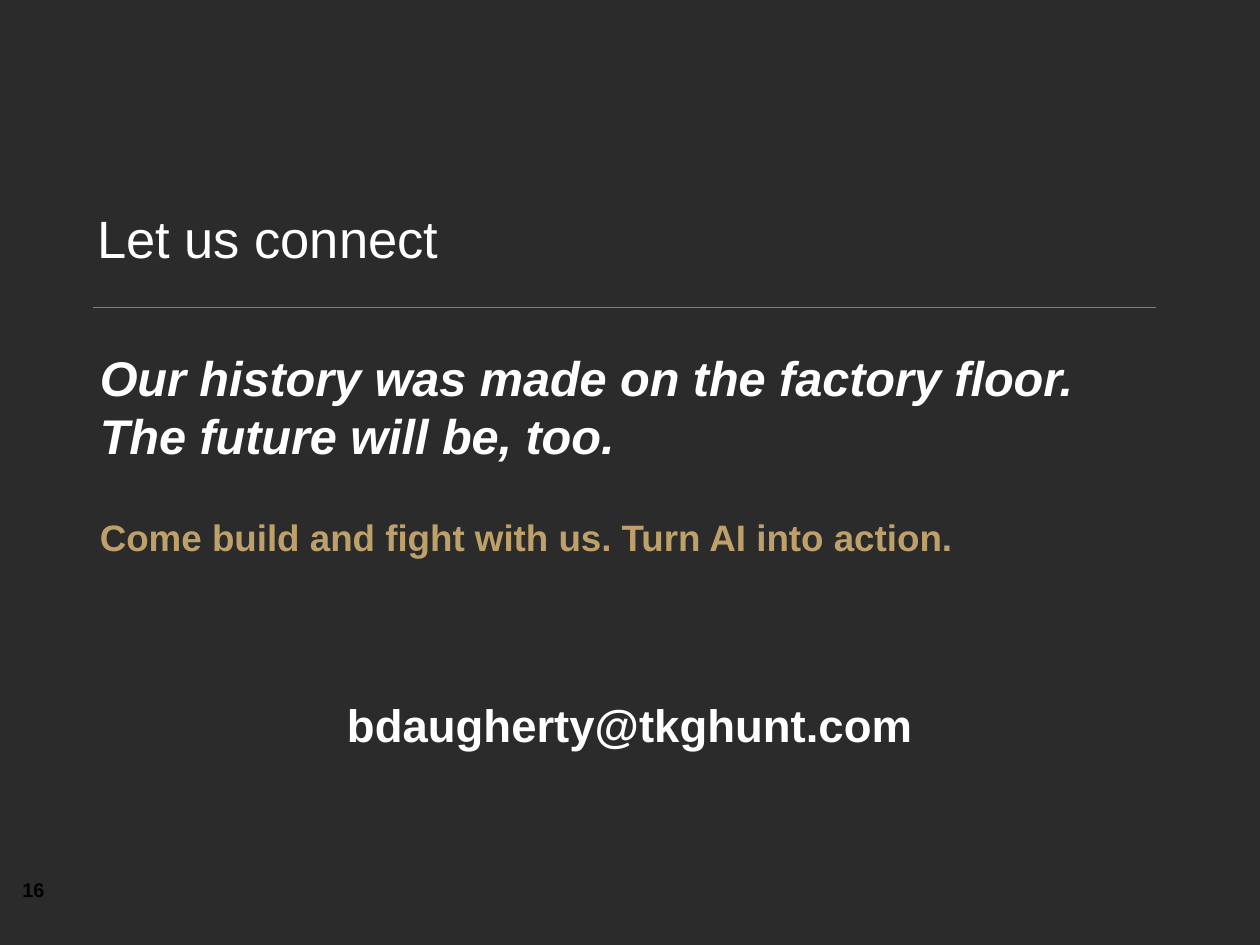
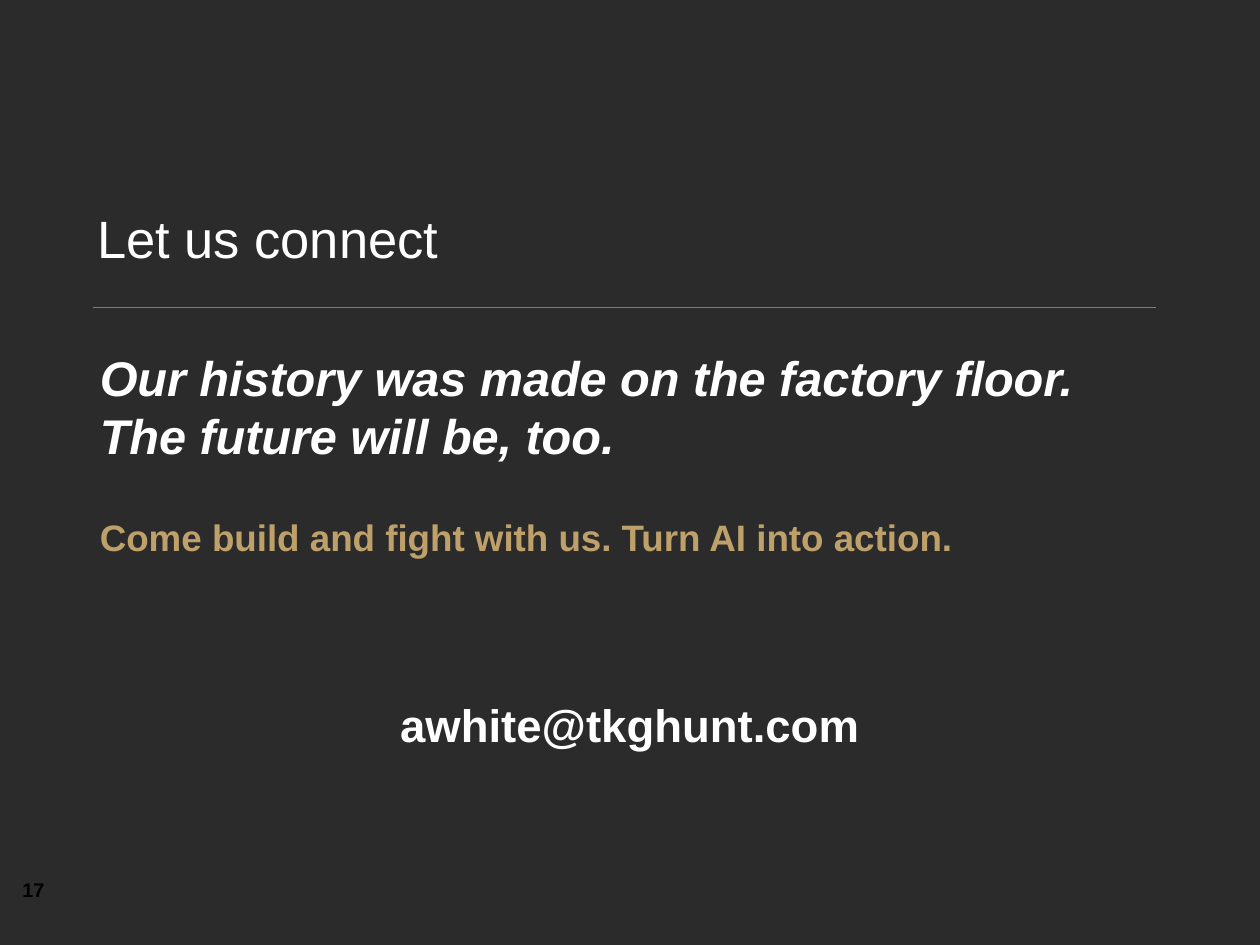
Before and after one commit to YeChamo/part-tracking-demo-ualr, a slide deck: slide 17 of docs/presentation/Engineering_at_The_Kinetic_Group.pptx (slide 16 before the commit). Drawn at 1260x945 pixels with LibreOffice and Linux fonts; fonts in the diff are those of the drawing; background and template pictures are left out; a plain dark background stands for a picture behind light text. Boxes give left, top, right and bottom in pixels: in the first picture for what was removed or moved away, otherwise in the second. Text is boxed around its words. In the diff, an @@ line names an element or a change of style, - is before the commit and + after.

```diff
--- a/docs/presentation/Engineering_at_The_Kinetic_Group.pptx
+++ b/docs/presentation/Engineering_at_The_Kinetic_Group.pptx
@@ text at bbox=[400, 709, 859, 751]: text changed @@
-bdaugherty@tkghunt.com
+awhite@tkghunt.com
@@ text at bbox=[22, 884, 44, 897]: text changed @@
-16
+17
```
Also in this commit, not shown: 12 other slides changed, 1 slide added, 3 other files.
